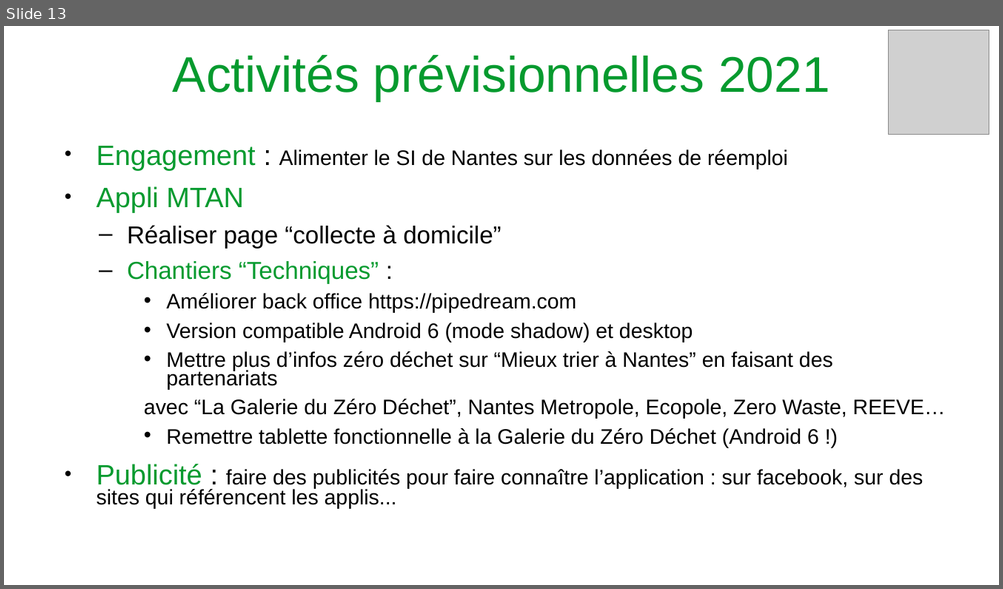
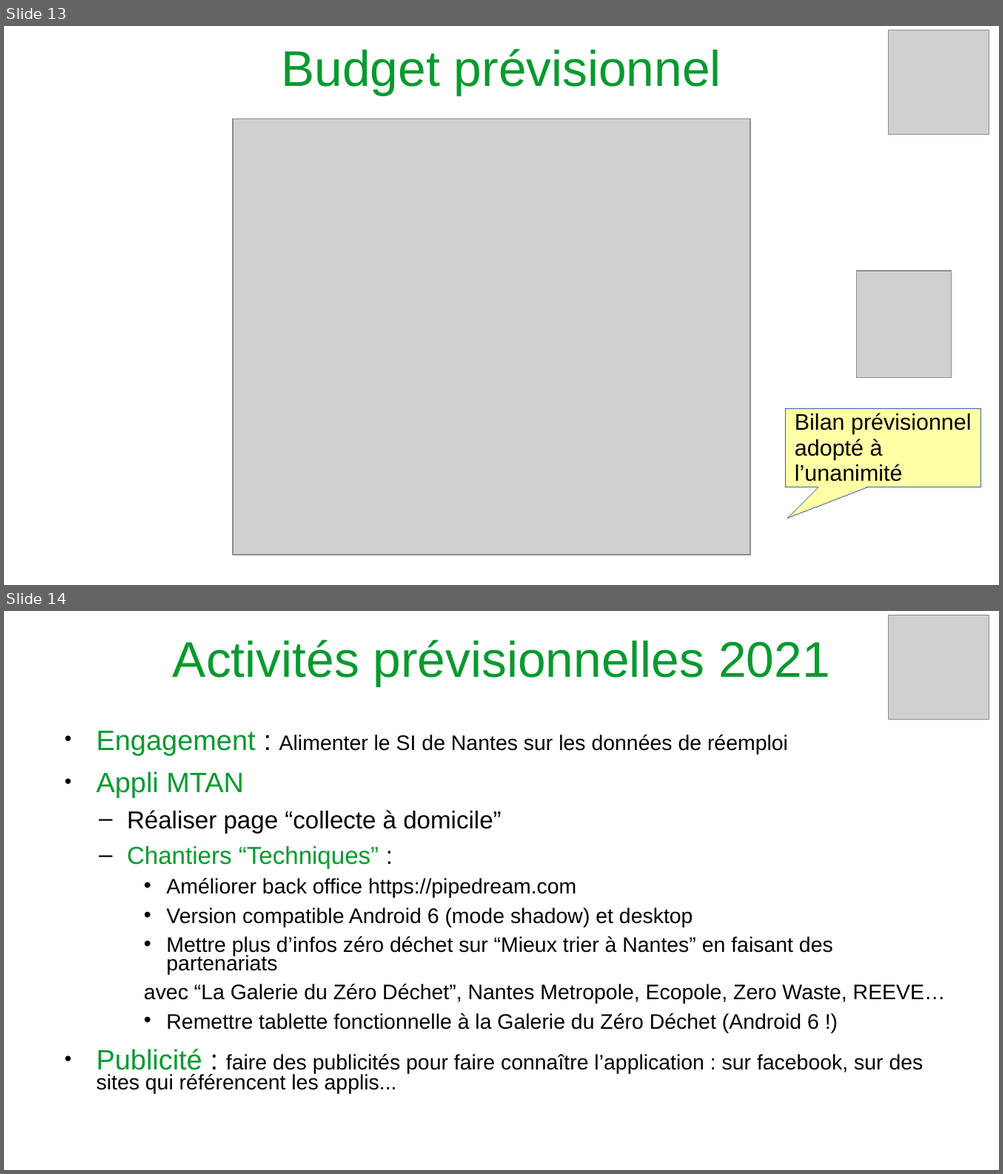
Before and after one commit to vivreanantes/VivreANantes_Complements, a slide deck: association/ag/MieuxTrierANantes_AGOrdinaire_2021.odp. Shown one above the other, each under a label of ours: slide 13 before the commit, slides 13 and 14 after it. The pictures are 1003x589 and 1003x1174 pixels, drawn with LibreOffice and Linux fonts; fonts in the diff are those of the drawing; grey boxes stand for pictures. Boxes give left, top, right and bottom in pixels: in the first picture for what was removed or moved away, otherwise in the second. Text is boxed around its words. In the diff, an @@ line names an element or a change of style, - is before the commit and + after.

Commit message:
Bilan AG 2021

```diff
--- a/association/ag/MieuxTrierANantes_AGOrdinaire_2021.odp
+++ b/association/ag/MieuxTrierANantes_AGOrdinaire_2021.odp
@@ slide 13 added at [4,26,999,585], background #FFFFFF @@
@@ picture added at [888,30,989,134] @@
@@ title added at [282,49,721,96], 40 pt, text #069A2E @@
+Budget prévisionnel
@@ picture added at [233,119,751,556] @@
@@ picture added at [857,272,950,378] @@
@@ speech box added at [785,409,981,488], fill #FFFFA6, outline #3465A4 0 pt, 18 pt, text #000000 @@
+Bilan prévisionnel
+adopté à
+l’unanimité
@@ what was slide 13 is now slide 14 @@
```
Also in this commit, not shown: 6 slides changed, 3 other slides added, 1 slide removed.
